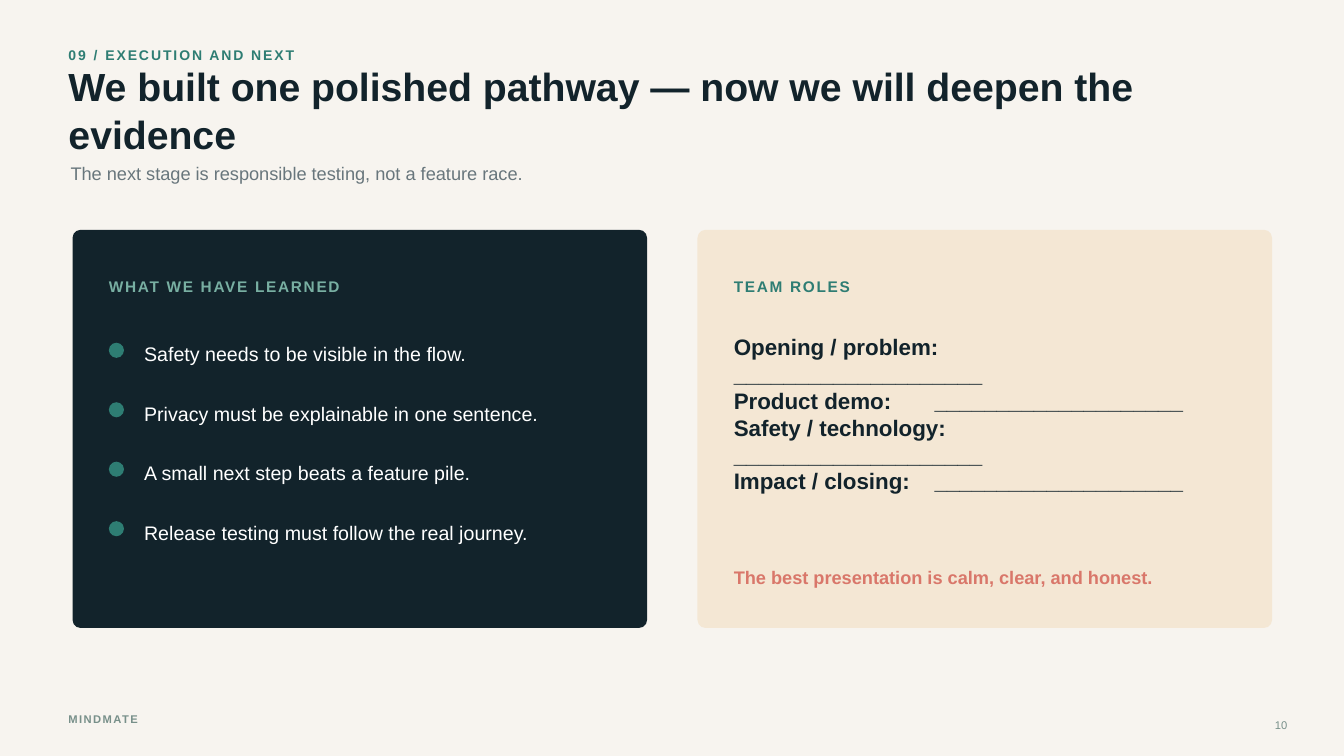
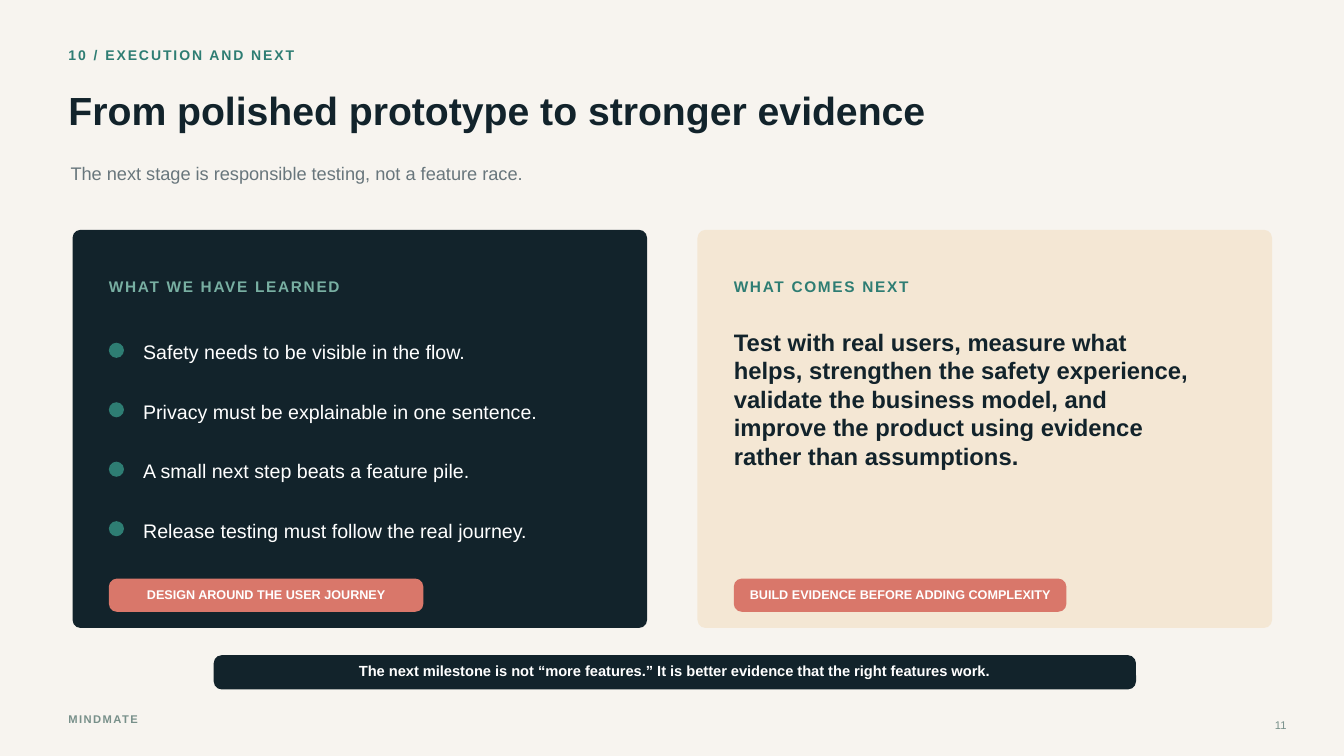
Before and after one commit to Tor3x-Coder/mindmate, a slide deck: slide 11 of presentation/MindMate_Competition_Presentation.pptx (slide 10 before the commit). Drawn at 1344x756 pixels with LibreOffice and Linux fonts; fonts in the diff are those of the drawing. Boxes give left, top, right and bottom in pixels: in the first picture for what was removed or moved away, otherwise in the second. Text is boxed around its words. In the diff, an @@ line names an element or a change of style, - is before the commit and + after.

```diff
--- a/presentation/MindMate_Competition_Presentation.pptx
+++ b/presentation/MindMate_Competition_Presentation.pptx
@@ text at (68, 50, 294, 60): text changed @@
-09 / EXECUTION AND NEXT
+10 / EXECUTION AND NEXT
@@ text at (68, 96, 926, 133): text changed @@
-We built one polished pathway — now we will deepen the evidence
+From polished prototype to stronger evidence
@@ text at (389, 333, 1126, 676): text changed @@
-TEAM ROLES
+WHAT COMES NEXT
@@ text removed at (734, 338, 945, 494) @@
-Opening / problem: ____________________
-Product demo: ____________________
-Safety / technology: ____________________
-Impact / closing: ____________________
@@ text added at (734, 333, 1188, 470), 17 pt, text #12232B, bold @@
+Test with real users, measure what helps, strengthen the safety experience, validate the business model, and improve the product using evidence rather than assumptions.
@@ rounded rectangle added at (109, 579, 423, 612), fill #D9776A @@
@@ text added at (147, 590, 385, 599), 9 pt, text #FFFFFF, bold @@
+DESIGN AROUND THE USER JOURNEY
@@ text removed at (734, 571, 1153, 588) @@
-The best presentation is calm, clear, and honest.
@@ rounded rectangle added at (734, 579, 1067, 612), fill #D9776A @@
@@ text added at (750, 590, 1051, 599), 9 pt, text #FFFFFF, bold @@
+BUILD EVIDENCE BEFORE ADDING COMPLEXITY
@@ rounded rectangle added at (214, 655, 1136, 690), fill #12232B @@
@@ text added at (359, 665, 989, 679), 10.5 pt, text #FFFFFF, bold @@
+The next milestone is not “more features.” It is better evidence that the right features work.
@@ page number at (1275, 721, 1287, 729): text changed @@
-10
+11
```
Also in this commit, not shown: 4 other slides changed, 6 slides added, 5 slides removed.
